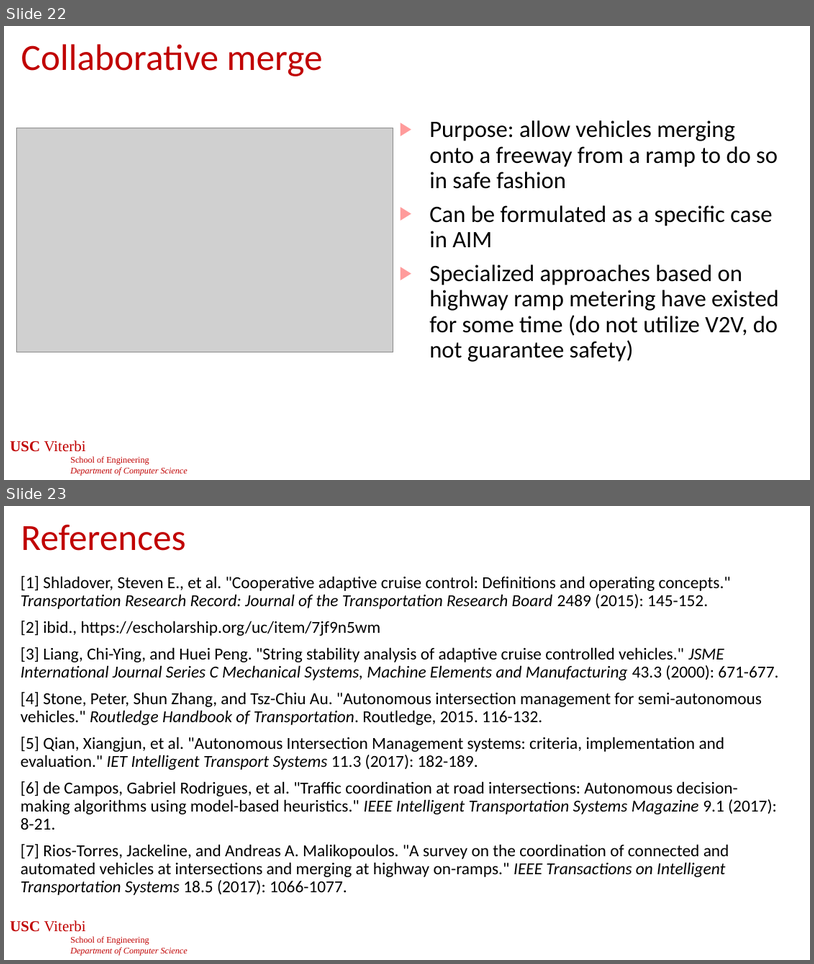
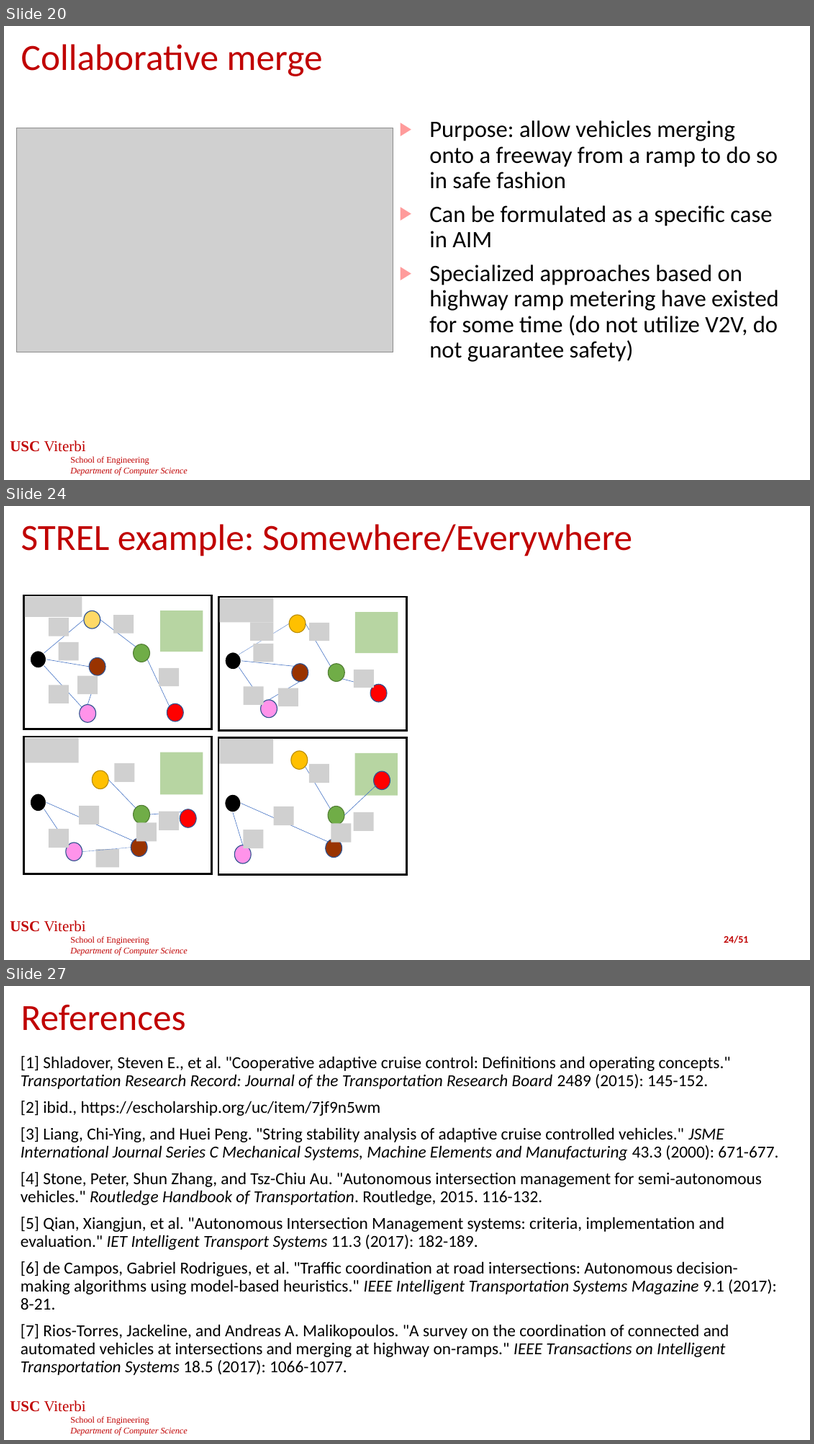
Before and after one commit to jdeshmukh/jdeshmukh.github.io, a slide deck: teaching/cs513-autocps-fall-2025/slides/MultiAgent.pptx. Shown one above the other, each under a label of ours: slides 22 and 23 before the commit, slides 20, 24 and 27 after it; the slides between them are not shown. The pictures are 814x964 and 814x1444 pixels, drawn with LibreOffice and Linux fonts; fonts in the diff are those of the drawing; grey boxes stand for pictures; background and template pictures are left out. Boxes give left, top, right and bottom in pixels: in the first picture for what was removed or moved away, otherwise in the second. Text is boxed around its words. In the diff, an @@ line names an element or a change of style, - is before the commit and + after.

```diff
--- a/teaching/cs513-autocps-fall-2025/slides/MultiAgent.pptx
+++ b/teaching/cs513-autocps-fall-2025/slides/MultiAgent.pptx
@@ slide 24 added at (4,506,810,960), background #FFFFFF; not listed: 1 template element that a slide beside it also shows @@
@@ title added at (21,524,633,556), 44 pt, text #C00000 @@
+STREL example: Somewhere/Everywhere
@@ group added at (24,595,212,729): 6 ellipses, 6 lines, 6 pictures, 2 rectangles @@
@@ group added at (219,597,407,731): 6 ellipses, 6 lines, 6 pictures, 2 rectangles @@
@@ picture added at (78,676,98,694) @@
@@ picture added at (278,688,298,706) @@
@@ group added at (24,736,212,874): 6 pictures, 6 ellipses, 4 lines, 2 rectangles @@
@@ group added at (219,737,407,875): 6 ellipses, 5 pictures, 4 lines, 2 rectangles @@
@@ picture added at (136,822,157,841) @@
@@ picture added at (332,823,351,842) @@
@@ line added from (82, 852) to (131, 847), #4472C4 0.5 pt dashed @@
@@ page number added at (724,935,748,943), 12 pt, text #C00000, bold @@
+24/51
@@ what was slide 22 is now slide 20 @@
@@ what was slide 23 is now slide 27 @@
```
Also in this commit, not shown: 3 slides changed, 5 other slides added, 2 slides removed, 1 other file.
